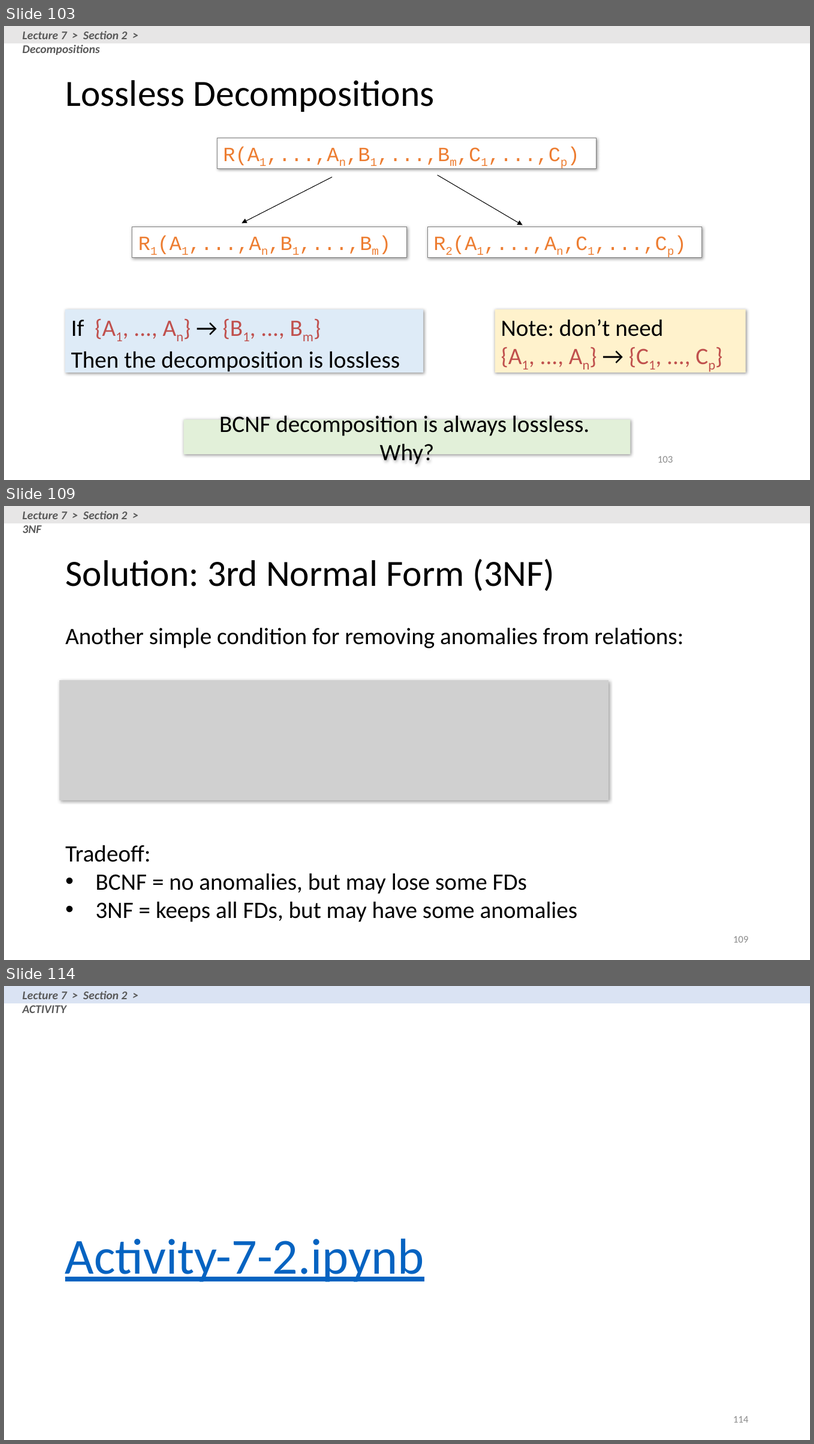
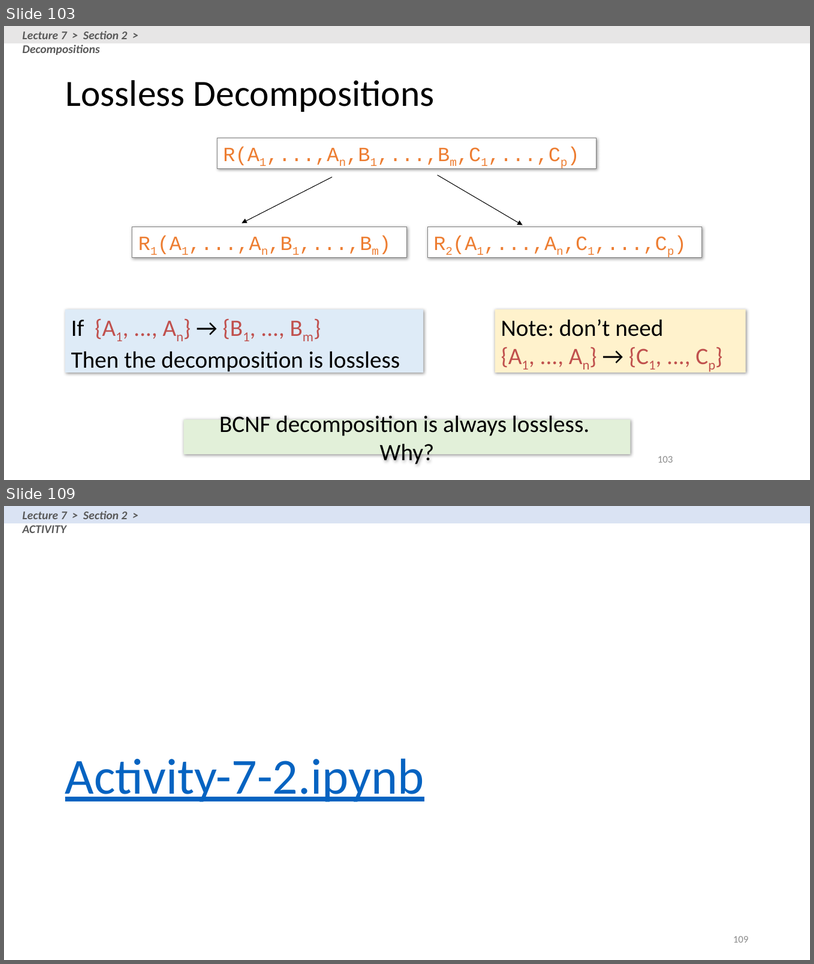
Before and after one commit to XIEQ/cs145-notebooks, a slide deck: lecture-5-7/Lecture_5_7_DB_Design.pptx. Shown one above the other, each under a label of ours: slides 103, 109 and 114 before the commit, slides 103 and 109 after it; the slides between them are not shown. The pictures are 814x1444 and 814x964 pixels, drawn with LibreOffice and Linux fonts; fonts in the diff are those of the drawing; grey boxes stand for pictures. Boxes give left, top, right and bottom in pixels: in the first picture for what was removed or moved away, otherwise in the second. Text is boxed around its words. In the diff, an @@ line names an element or a change of style, - is before the commit and + after.

```diff
--- a/lecture-5-7/Lecture_5_7_DB_Design.pptx
+++ b/lecture-5-7/Lecture_5_7_DB_Design.pptx
@@ slide 109 removed at bbox=[4, 506, 810, 960], background #FFFFFF @@
@@ rectangle removed at bbox=[4, 506, 810, 523] @@
@@ text removed at bbox=[23, 511, 128, 533] @@
-Lecture 7 > Section 2 > 3NF
@@ title removed at bbox=[65, 559, 555, 591] @@
-Solution: 3rd Normal Form (3NF)
@@ text removed at bbox=[65, 627, 684, 648] @@
-Another simple condition for removing anomalies from relations:
@@ picture removed at bbox=[60, 680, 609, 801] @@
@@ text removed at bbox=[65, 844, 578, 922] @@
-Tradeoff:
-• BCNF = no anomalies, but may lose some FDs
-• 3NF = keeps all FDs, but may have some anomalies
@@ page number removed at bbox=[734, 936, 749, 942] @@
-109
@@ what was slide 114 is now slide 109 @@
@@ page number at bbox=[734, 936, 749, 942]: text changed @@
-114
+109
```
Also in this commit, not shown: 10 slides changed, 1 slide added, 5 other slides removed, 4 other files.
